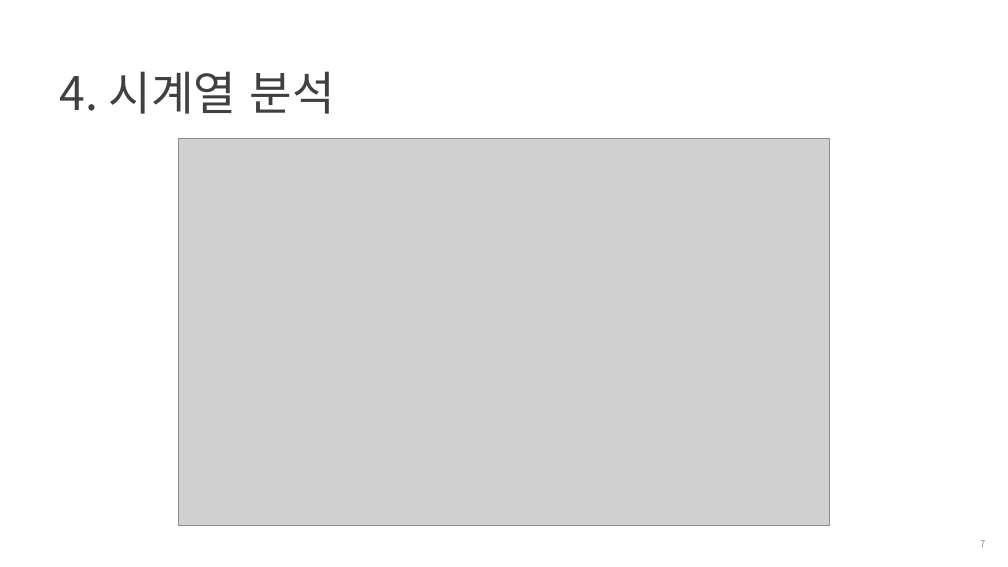
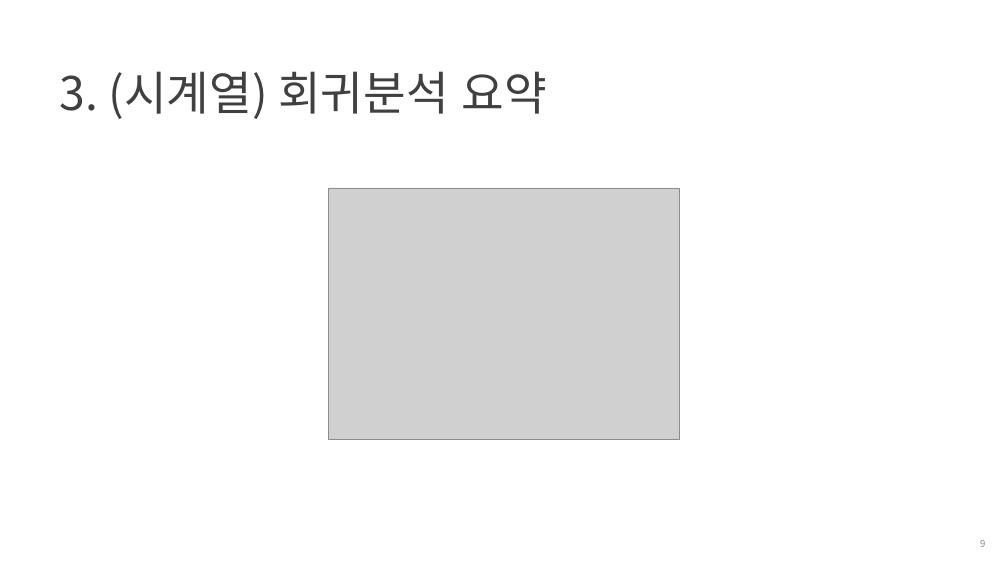
Before and after one commit to cheonbi/TimeSeriesAnalysis, a slide deck: slide 9 of [FastCampus] 4주차_강의자료_김경원박사.pptx (slide 7 before the commit). Drawn at 1008x567 pixels with LibreOffice and Linux fonts; fonts in the diff are those of the drawing; grey boxes stand for pictures; background and template pictures are left out. Boxes give left, top, right and bottom in pixels: in the first picture for what was removed or moved away, otherwise in the second. Text is boxed around its words. In the diff, an @@ line names an element or a change of style, - is before the commit and + after.

```diff
--- a/[FastCampus] 4주차_강의자료_김경원박사.pptx
+++ b/[FastCampus] 4주차_강의자료_김경원박사.pptx
@@ title at [60, 71, 547, 119]: text changed @@
-4. 시계열 분석
+3. (시계열) 회귀분석 요약
@@ picture removed at [178, 138, 829, 524] @@
@@ picture added at [329, 188, 679, 439] @@
@@ page number at [980, 540, 985, 547]: text changed @@
-7
+9
```
Also in this commit, not shown: 7 other slides changed, 1 slide added, 14 slides removed, 18 other files.
